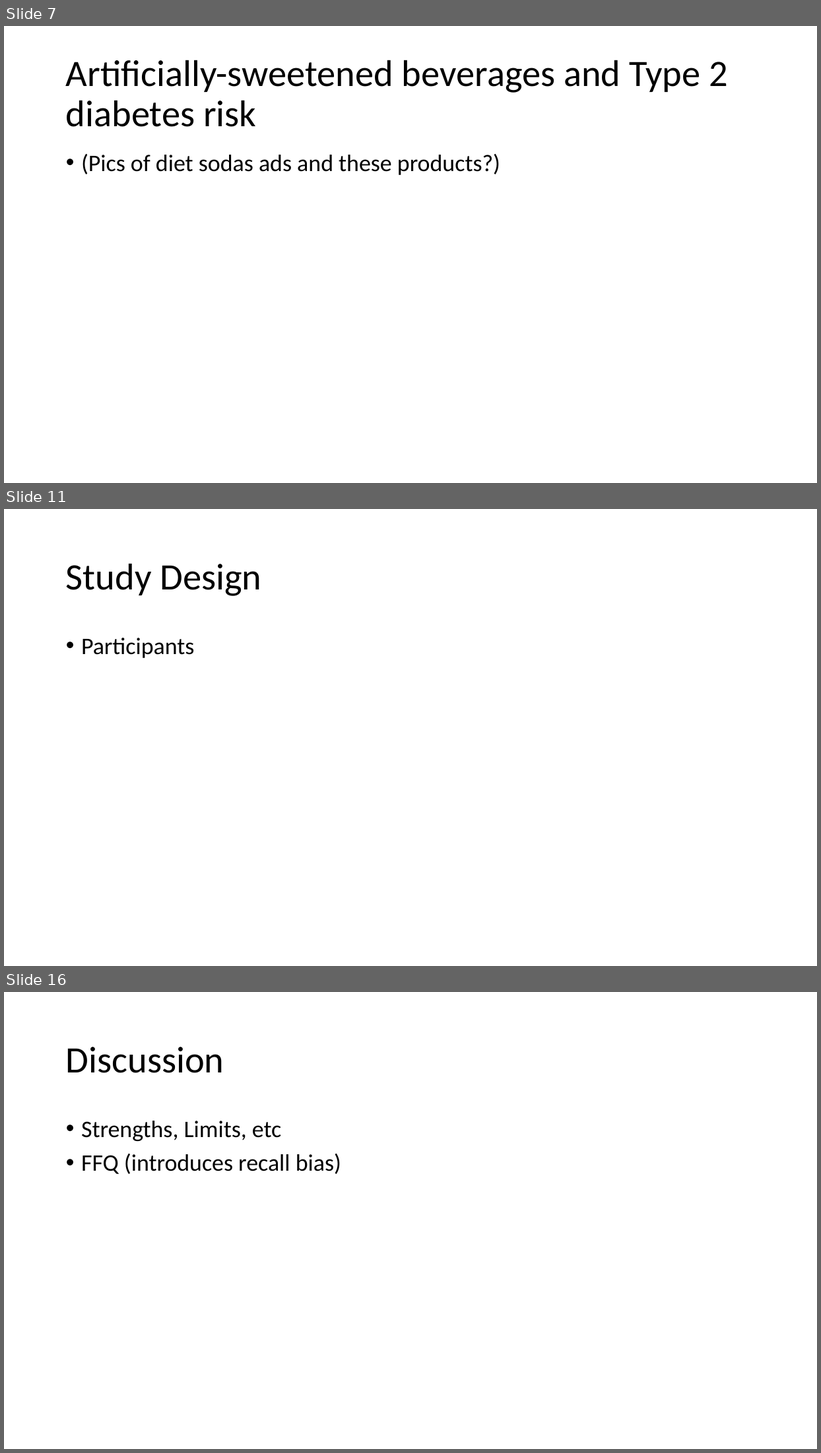
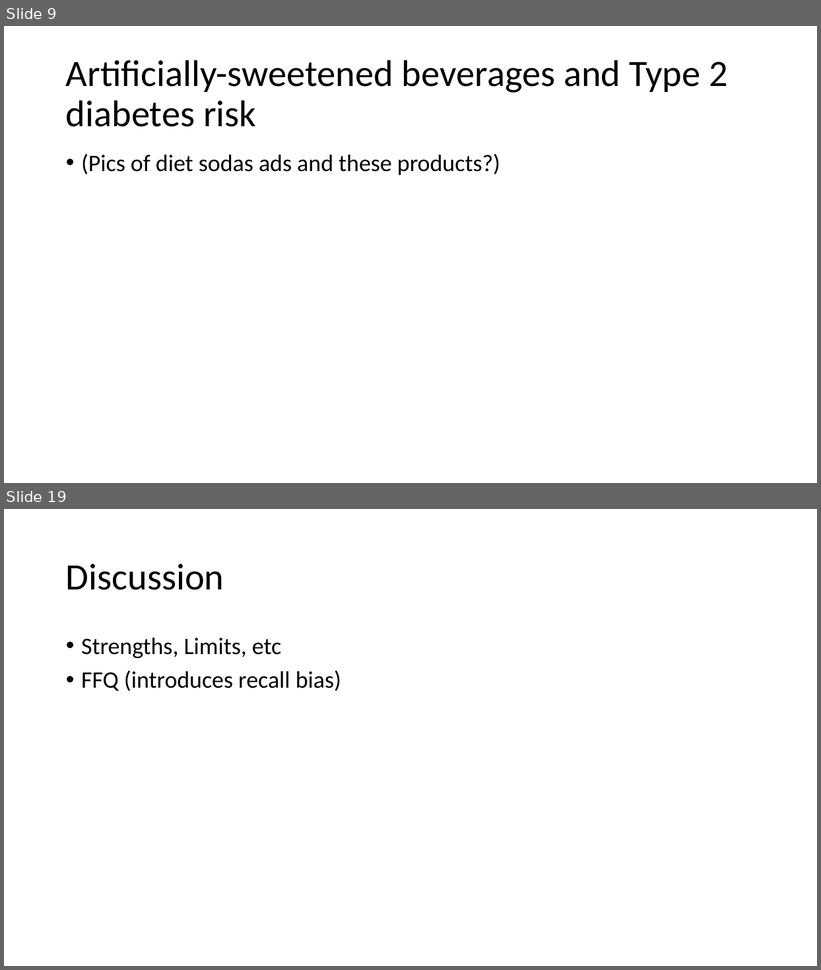
Before and after one commit to fta2112/Epi-Presentation, a slide deck: EpiGroup.pptx. Shown one above the other, each under a label of ours: slides 7, 11 and 16 before the commit, slides 9 and 19 after it; the slides between them are not shown. The pictures are 821x1453 and 821x970 pixels, drawn with LibreOffice and Linux fonts; fonts in the diff are those of the drawing. Boxes give left, top, right and bottom in pixels: in the first picture for what was removed or moved away, otherwise in the second. Text is boxed around its words. In the diff, an @@ line names an element or a change of style, - is before the commit and + after.

```diff
--- a/EpiGroup.pptx
+++ b/EpiGroup.pptx
@@ slide 11 removed at [4,509,817,966], background #FFFFFF @@
@@ title removed at [66,563,261,596] @@
-Study Design
@@ text removed at [81,638,194,658] @@
-• Participants
@@ what was slide 7 is now slide 9 @@
@@ what was slide 16 is now slide 19 @@
```
Also in this commit, not shown: 5 slides changed, 7 slides added, 3 other slides removed.
